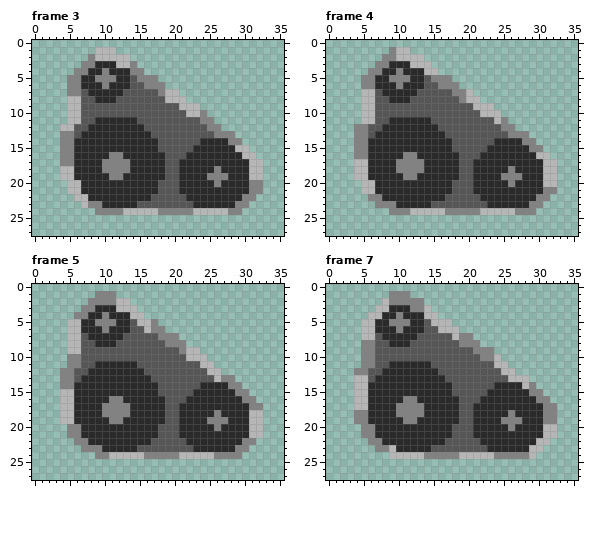
Pixel-art file, stored at Sprites/Pawns/Pawn_07/Pawn_07_Part_Trax.aseprite. The first picture shows the starting point.
36x28 pixels, 12 frames. Shown: frame 3, frame 4, frame 5, frame 7. The commit also changed other frames, which this record leaves out.
And afterwards:
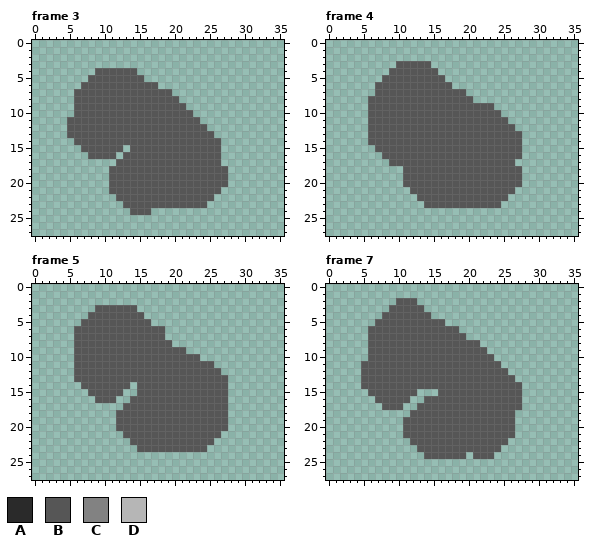
Palette (. is transparent): A #2a2a2a  B #565656  C #828282  D #b6b6b6
What changed:
layer "Layer 1" now hidden
Changed rows in their new state; - is an unchanged pixel.
Frame 3:
first column x 4:
 1 -----...---------------------
 2 ----......-------------------
 3 ---........------------------
 4 --...BBBBBB.-----------------
 5 -...BBBBBB-B..---------------
 6 -..BBBBBBB--BB.--------------
 7 -.B-BBBBB-----BB.------------
 8 -.B--BBB-------BB.-----------
 9 -.B--------------B..---------
10 -.B---------------B..--------
11 -BB--BBBBBB---------..-------
12 .B--BBBBBBBB---------..------
13 .B-BBBBBBBBBB---------...----
14 ..BBBBBBBBBBBB------BBB...---
15 ...BBBBBB.BBBB-----BBBB....--
16 ....BBBB.BBBBBB---BBBBB.....-
17 ........BBBBBBB--BBBBBB......
18 .......BBBBBBBB--BBBBBBB.....
19 .......BBBBBBBB--BBBBBBB.....
20 -......BBBBBBB---BBBBBBB.....
21 -......BBBBBBB---BBBBBB......
22 --......BBBBB-----BBBB......-
23 ---......BB--------BB......--
24 -----.....BBB.............---
Frame 4:
first column x 4:
 1 -----...---------------------
 2 ----......-------------------
 3 ---...BBBBB------------------
 4 --...BBBBBBB-----------------
 5 -...BBBBBB-BB.---------------
 6 -..BBBBBBB--BB.--------------
 7 -..-BBBBB-----BB.------------
 8 -.B--BBB-------BB.-----------
 9 -.B--------------BBB---------
10 -.B---------------BBB--------
11 -.B--BBBBBB---------BB-------
12 ..--BBBBBBBB---------BB------
13 ..-BBBBBBBBBB---------BB.----
14 ..BBBBBBBBBBBB------BBBB..---
15 ...BBBBBBBBBBB-----BBBBB...--
16 ....BBBBBBBBBBB---BBBBBB....-
17 .....BBBBBBBBBB--BBBBBB......
18 .......BBBBBBBB--BBBBBBB.....
19 .......BBBBBBBB--BBBBBBB.....
20 -......BBBBBBB---BBBBBBB.....
21 -.......BBBBBB---BBBBBB......
22 --.......BBBB-----BBBB......-
23 ---.......B--------BB......--
24 -----.....................---
Frame 5:
first column x 4:
 1 -----...---------------------
 2 ----......-------------------
 3 ---..BBBBBB------------------
 4 --..BBBBBBBB-----------------
 5 -..BBBBBBB-BB.---------------
 6 -.BBBBBBBB--BBB--------------
 7 -.B-BBBBB-----B..------------
 8 -.B--BBB-------B..-----------
 9 -.B--------------B..---------
10 -.B---------------BB.--------
11 -.B--BBBBBB---------BB-------
12 ..--BBBBBBBB---------BB------
13 ..-BBBBBBBBBB---------BB.----
14 ...BBBBBBB.BBB------BBBB..---
15 ....BBBBB..BBB-----BBBBB...--
16 .....BBB..BBBBB---BBBBBB....-
17 .........BBBBBB--BBBBBBB.....
18 ........BBBBBBB--BBBBBBB.....
19 ........BBBBBBB--BBBBBBB.....
20 -.......BBBBBB---BBBBBBB.....
21 -........BBBBB---BBBBBB......
22 --........BBB-----BBBB......-
23 ---........--------BB......--
24 -----.....................---
Frame 7:
first column x 4:
 1 -----...---------------------
 2 ----..BBB.-------------------
 3 ---..BBBBB.------------------
 4 --..BBBBBBB.-----------------
 5 -..BBBBBBB-BB.---------------
 6 -.BBBBBBBB--BBB--------------
 7 -.B-BBBBB-----BB.------------
 8 -.B--BBB-------BBB-----------
 9 -.B--------------BB.---------
10 -.B---------------BB.--------
11 -BB--BBBBBB---------B.-------
12 .B--BBBBBBBB---------B.------
13 .B-BBBBBBBBBB---------B..----
14 .BBBBBBBBBBBBB------BBBB..---
15 ..BBBBBBB...BB-----BBBBB...--
16 ...BBBBB..BBBBB---BBBBBB....-
17 ....BBB..BBBBBB--BBBBBBB.....
18 ........BBBBBBB--BBBBBB......
19 .......BBBBBBBB--BBBBBB......
20 -......BBBBBBB---BBBBBB......
21 -......BBBBBBB---BBBBBB......
22 --......BBBBB-----BBBB......-
23 ---......BB--------BB......--
24 -----.....BBBBBB.BBB......---
Where, in picture pixels (left, top, right, bottom), the same in both pictures:
changed: (60, 47, 263, 215)
changed: (354, 47, 557, 215)
changed: (60, 291, 263, 459)
changed: (354, 291, 557, 459)
